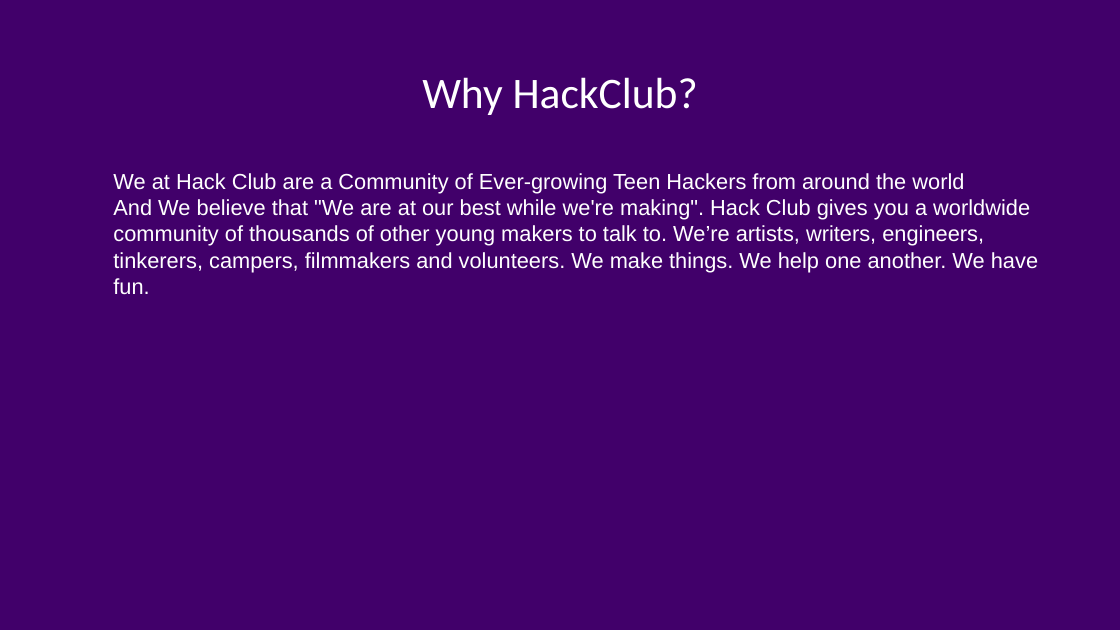
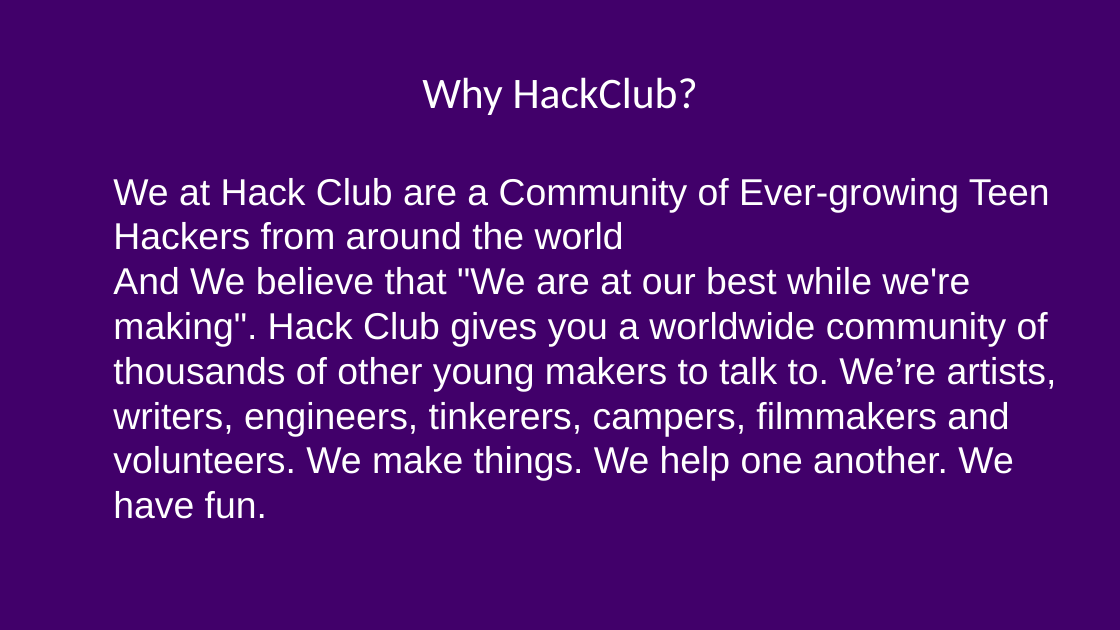
Before and after one commit to Hrushal-Nikhare/Hack-Club-Proposal, a slide deck: slide 6 of HackClub Final.pptx. Drawn at 1120x630 pixels with LibreOffice and Linux fonts; fonts in the diff are those of the drawing; background and template pictures are left out. Boxes give left, top, right and bottom in pixels: in the first picture for what was removed or moved away, otherwise in the second. Text is boxed around its words. In the diff, an @@ line names an element or a change of style, - is before the commit and + after.

```diff
--- a/HackClub Final.pptx
+++ b/HackClub Final.pptx
@@ text "We at Hack Club are ..." at (113,178,1057,519): size 14 to 24 pt @@
```
Also in this commit, not shown: 6 other slides changed.
